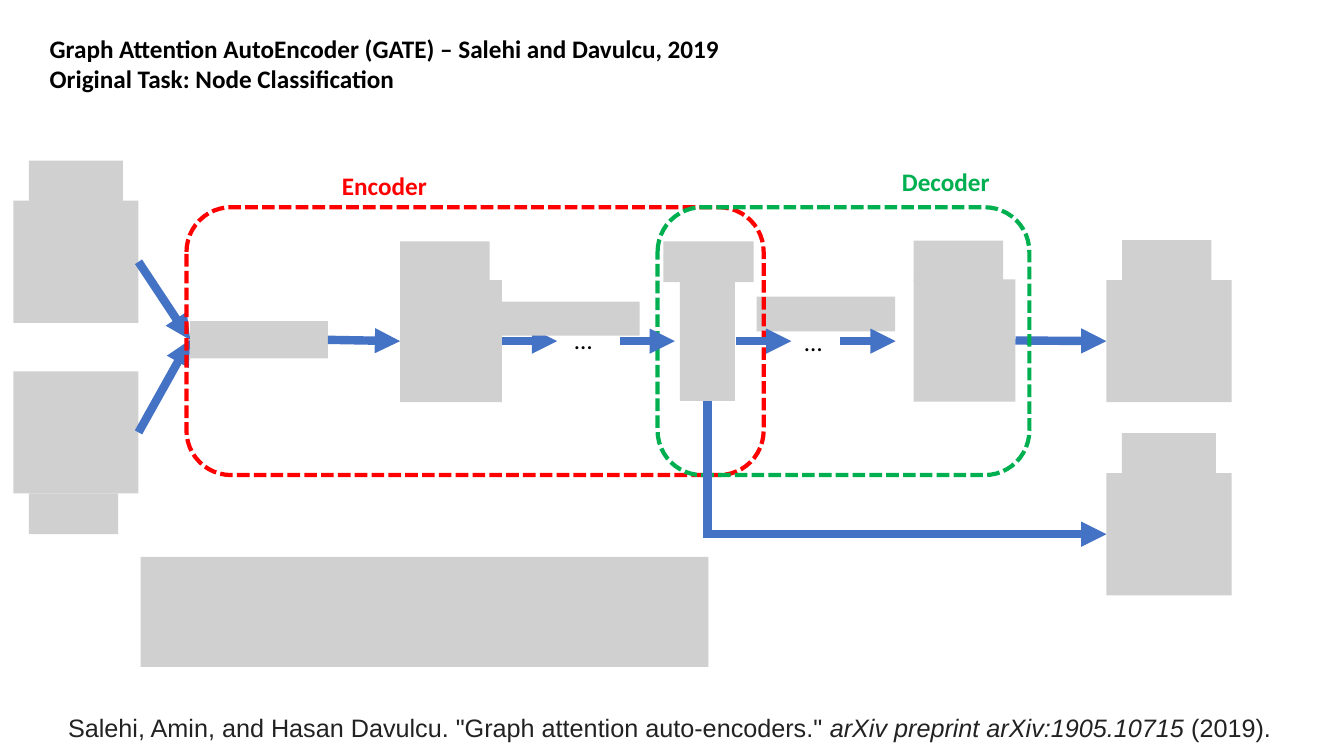
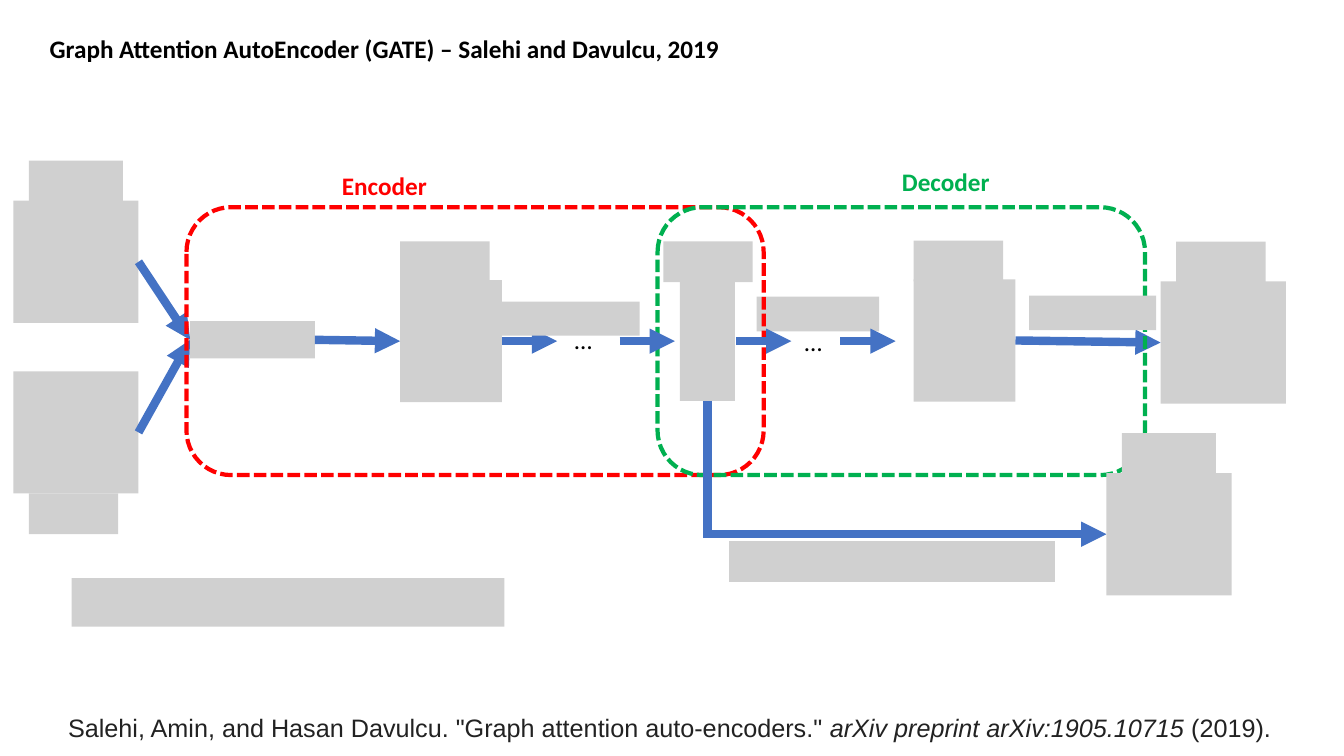
Before and after one commit to audreyfulab/HGRN_repo_fork, a slide deck: slide 1 of HGRN_pseudocode/GATE architecture.pptx. Drawn at 1344x756 pixels with LibreOffice and Linux fonts; fonts in the diff are those of the drawing; grey boxes stand for pictures. Boxes give left, top, right and bottom in pixels: in the first picture for what was removed or moved away, otherwise in the second. Text is boxed around its words. In the diff, an @@ line names an element or a change of style, - is before the commit and + after.

```diff
--- a/HGRN_pseudocode/GATE architecture.pptx
+++ b/HGRN_pseudocode/GATE architecture.pptx
@@ text at [50, 70, 394, 93]: paragraph removed @@
-Original Task: Node Classification
@@ rounded rectangle: place and size @@
-rounded rectangle at [657, 208, 1029, 476]
+rounded rectangle at [657, 208, 1145, 476]
@@ picture: place and size @@
-picture at [1122, 240, 1212, 280]
+picture at [1177, 242, 1266, 282]
@@ picture: place and size @@
-picture at [757, 296, 896, 331]
+picture at [757, 296, 880, 331]
@@ picture added at [1029, 295, 1156, 330] @@
@@ picture: place and size @@
-picture at [1107, 280, 1232, 402]
+picture at [1160, 281, 1286, 403]
@@ picture: place and size @@
-picture at [191, 322, 329, 359]
+picture at [191, 322, 316, 359]
@@ arrow moved from (328, 340) - (400, 341) to (315, 340) - (400, 341) @@
@@ arrow moved from (1015, 341) - (1107, 341) to (1015, 341) - (1160, 343) @@
@@ picture added at [729, 541, 1055, 582] @@
@@ picture: place and size @@
-picture at [140, 557, 708, 666]
+picture at [72, 579, 504, 627]
```
Also in this commit, not shown: 1 slide added, 28 other files.
